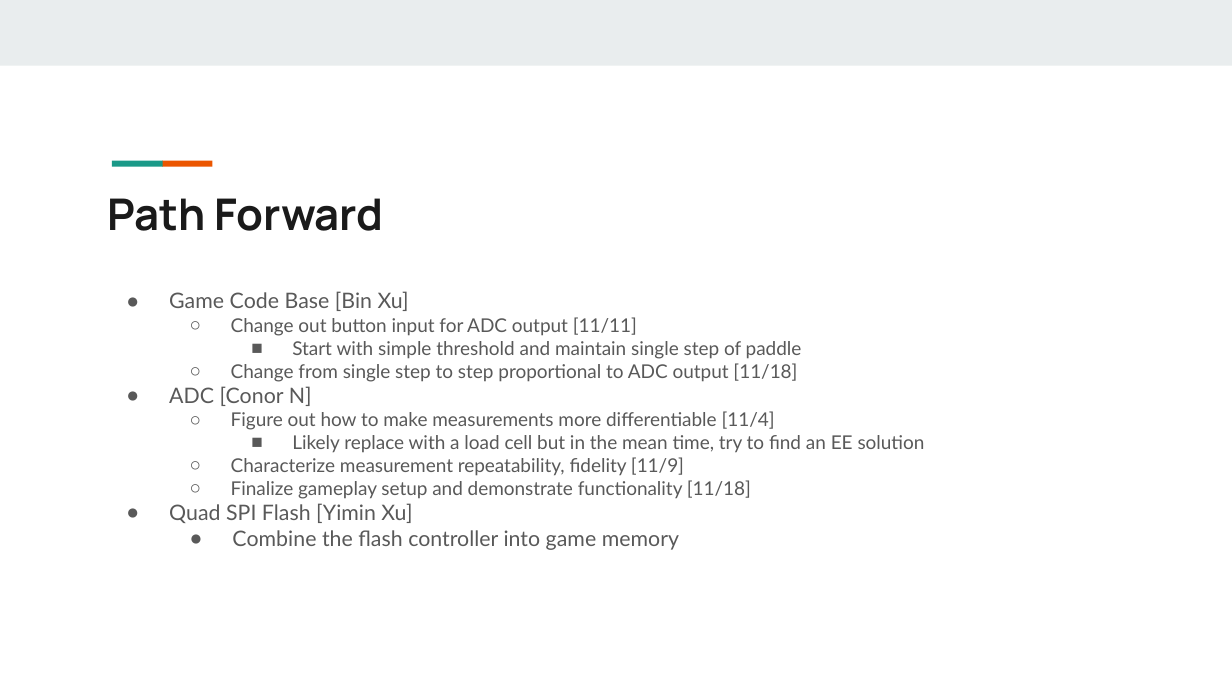
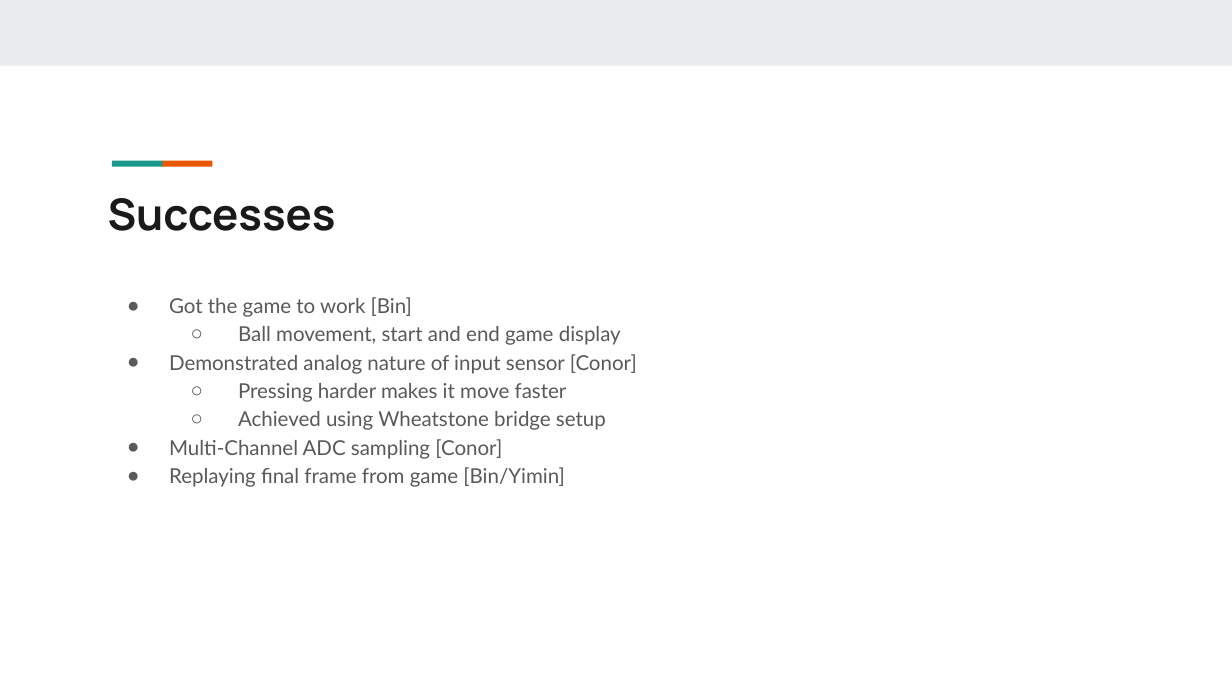
Before and after one commit to xu842251462/EC551_Final_Project, a slide deck: slide 13 of Bringing the Analog World to Digital Design_EC551_Final Project.pptx (slide 14 before the commit). Drawn at 1232x693 pixels with LibreOffice and Linux fonts; fonts in the diff are those of the drawing. Boxes give left, top, right and bottom in pixels: in the first picture for what was removed or moved away, otherwise in the second. Text is boxed around its words. In the diff, an @@ line names an element or a change of style, - is before the commit and + after.

```diff
--- a/Bringing the Analog World to Digital Design_EC551_Final Project.pptx
+++ b/Bringing the Analog World to Digital Design_EC551_Final Project.pptx
@@ title at (108, 198, 336, 231): text changed @@
-Path Forward
+Successes
@@ text at (169, 297, 637, 487): text changed; size 14.8 to 16 pt @@
-● Game Code Base [Bin Xu]
-  ○ Change out button input for ADC output [11/11]
-    ■ Start with simple threshold and maintain single step of paddle
-  ○ Change from single step to step proportional to ADC output [11/18]
-● ADC [Conor N]
-  ○ Figure out how to make measurements more differentiable [11/4]
-    ■ Likely replace with a load cell but in the mean time, try to find an EE solution
-  ○ Characterize measurement repeatability, fidelity [11/9]
-  ○ Finalize gameplay setup and demonstrate functionality [11/18]
-● Quad SPI Flash [Yimin Xu]
-  ● Combine the flash controller into game memory
+● Got the game to work [Bin]
+  ○ Ball movement, start and end game display
+● Demonstrated analog nature of input sensor [Conor]
+  ○ Pressing harder makes it move faster
+  ○ Achieved using Wheatstone bridge setup
+● Multi-Channel ADC sampling [Conor]
+● Replaying final frame from game [Bin/Yimin]
```
Also in this commit, not shown: 4 other slides changed, 11 slides added, 10 slides removed.
